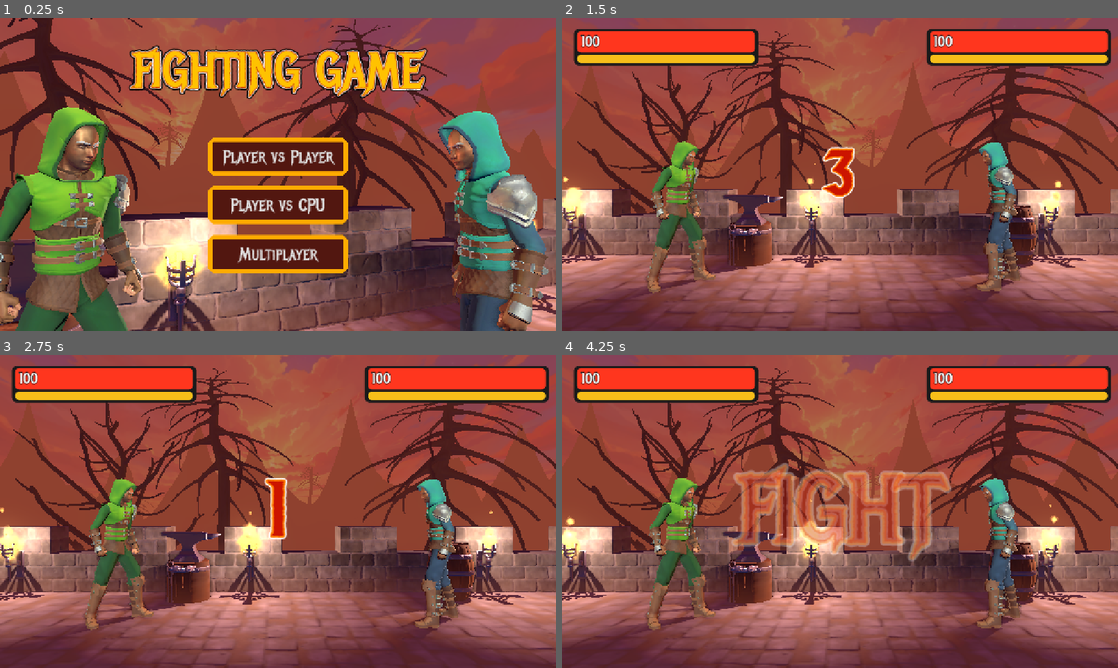
Above: before the commit, frames 1-4 (two rows, left to right).
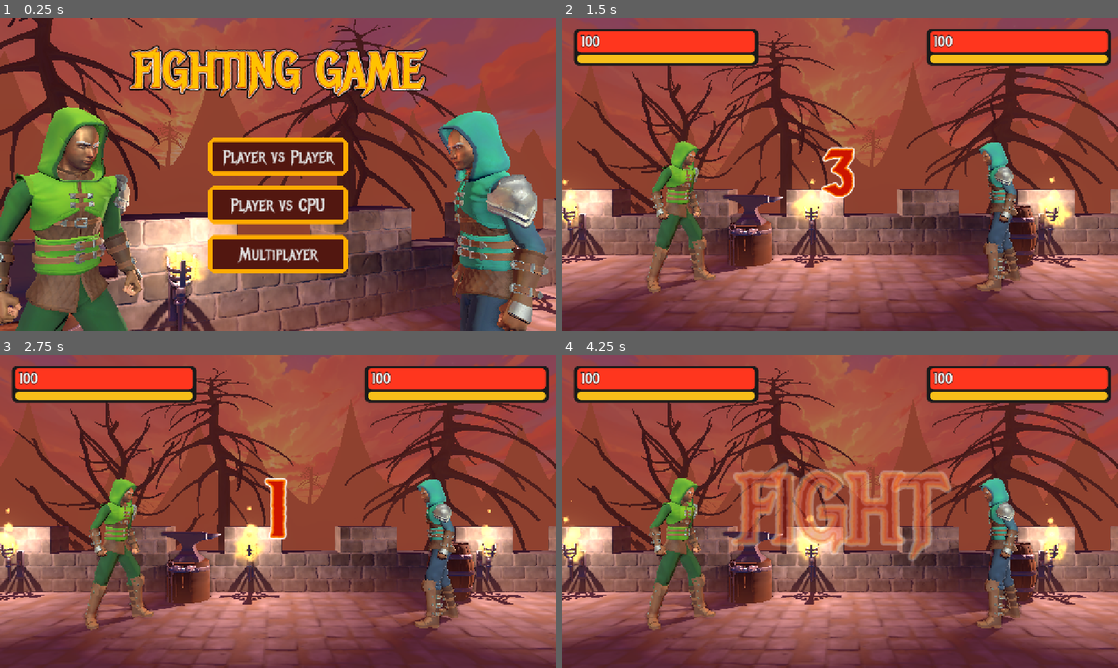
Above: after the commit, the same moments.

Repository: myles-rockland/fighting-game
Game: Godot game, scene res://Scenes/bootstrap.tscn
The game is run twice, just before and just after one commit, with the same random seed, the same clock (stepped at 60 frames per second) and the same inputs. Before the commit the project starts from res://Scenes/menu.tscn.
Inputs:
- Up to frame 1 (0.25 s): no input
- Up to frame 2 (1.5 s): click "Player vs Player" at 0.5 s
- Up to frame 3 (2.75 s): no input
- Up to frame 4 (4.25 s): no input

The runs differ from the first frame. In frame 1, 0.6% of the frame differs, in the area x 27-97%, y 64-88%; in frame 2, 0.9%, in the area x 0-92%, y 39-86%; in frame 3, 0.7%; in frame 4, 0.8%.

Commit message:
Setup bootstrap scene

Diff:
--- /dev/null
+++ b/Scenes/bootstrap.tscn
@@ -0,0 +1,6 @@
+[gd_scene format=3 uid="uid://cpa4dqsobuys1"]
+
+[ext_resource type="Script" uid="uid://bvh06u0s0qp44" path="res://Scripts/Menu/bootstrap.gd" id="1_thq22"]
+
+[node name="Bootstrap" type="Node" unique_id=1103192636]
+script = ExtResource("1_thq22")
--- /dev/null
+++ b/Scripts/Globals/scene_manager.gd
@@ -0,0 +1,34 @@
+extends Node
+
+signal scene_changed
+
+var menu_scene : PackedScene = preload("res://Scenes/menu.tscn")
+var game_scene : PackedScene = preload("res://Scenes/game.tscn")
+
+var current_scene : Node
+var loading : bool = false
+
+func load_menu():
+	_load_scene(menu_scene)
+
+func load_game():
+	_load_scene(game_scene)
+
+func _load_scene(scene : PackedScene):
+	if loading:
+		return
+
+	loading = true
+
+	if is_instance_valid(current_scene):
+		current_scene.queue_free()
+		await current_scene.tree_exited
+
+	current_scene = scene.instantiate()
+	get_tree().root.add_child(current_scene)
+
+	if not current_scene.is_inside_tree():
+		await current_scene.tree_entered
+
+	loading = false
+	scene_changed.emit()
--- a/Scripts/Managers/game_manager.gd
+++ b/Scripts/Managers/game_manager.gd
@@ -99,4 +99,4 @@
 
 
 func _on_end_game_timer_timeout() -> void:
-	get_tree().change_scene_to_file("res://Scenes/menu.tscn")
+	SceneManager.load_menu()
--- /dev/null
+++ b/Scripts/Menu/bootstrap.gd
@@ -0,0 +1,6 @@
+class_name Bootstrap
+extends Node
+
+func _ready():
+	await get_tree().process_frame
+	SceneManager.load_menu()
--- a/Scripts/Menu/main_menu_screen.gd
+++ b/Scripts/Menu/main_menu_screen.gd
@@ -15,4 +15,4 @@
 
 func _start_game(game_mode : GameConfig.GameMode):
 	GameConfig.game_mode = game_mode
-	get_tree().change_scene_to_file("res://Scenes/game.tscn")
+	SceneManager.load_game()
--- a/project.godot
+++ b/project.godot
@@ -11,7 +11,7 @@
 [application]
 
 config/name="fighting-game"
-run/main_scene="uid://b3suuwhyr88qe"
+run/main_scene="uid://cpa4dqsobuys1"
 config/features=PackedStringArray("4.7", "Forward Plus")
 config/icon="res://icon.svg"
 
@@ -21,6 +21,7 @@
 AudioManager="*uid://bptnydtmksvqr"
 GameConfig="*uid://cvwl0xdu1h4eo"
 NetworkManager="*uid://xhm5a0wafjgx"
+SceneManager="*uid://dfujiuvyl87c"
 
 [display]
 
Not shown, added: Scripts/Globals/scene_manager.gd.uid
Not shown, added: Scripts/Menu/bootstrap.gd.uid
